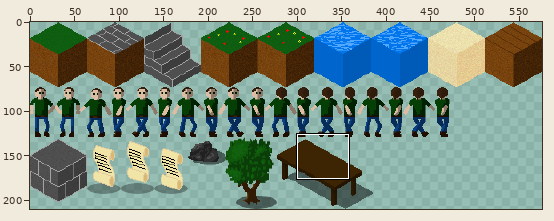
Sprite sheet, stored at web-game/images/sprite.png. The picture above shows the old version from afar; the outline marks the close-up.
Close-up. Before:
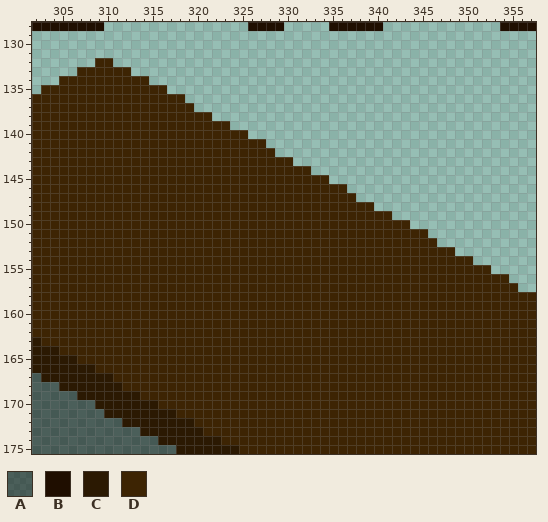
The file is 576x210 pixels. Shown: x 302..357, y 128..175.
Palette (. is transparent): A #0000007f  B #1f0e00  C #2b1902  D #3d2403
Pixels before (only the part around the change), first column x 302:
128 BBBBBBBB................BBBB.....BBBBBB.............BBBB
129 ........................................................
130 ........................................................
131 ........................................................
132 .......DD...............................................
133 .....DDDDDD.............................................
134 ...DDDDDDDDDD...........................................
135 .DDDDDDDDDDDDDD.........................................
136 DDDDDDDDDDDDDDDDD.......................................
137 DDDDDDDDDDDDDDDDDD......................................
138 DDDDDDDDDDDDDDDDDDDD....................................
139 DDDDDDDDDDDDDDDDDDDDDD..................................
140 DDDDDDDDDDDDDDDDDDDDDDDD................................
141 DDDDDDDDDDDDDDDDDDDDDDDDDD..............................
142 DDDDDDDDDDDDDDDDDDDDDDDDDDD.............................
143 DDDDDDDDDDDDDDDDDDDDDDDDDDDDD...........................
144 DDDDDDDDDDDDDDDDDDDDDDDDDDDDDDD.........................
145 DDDDDDDDDDDDDDDDDDDDDDDDDDDDDDDDD.......................
146 DDDDDDDDDDDDDDDDDDDDDDDDDDDDDDDDDDD.....................
147 DDDDDDDDDDDDDDDDDDDDDDDDDDDDDDDDDDDD....................
148 DDDDDDDDDDDDDDDDDDDDDDDDDDDDDDDDDDDDDD..................
149 DDDDDDDDDDDDDDDDDDDDDDDDDDDDDDDDDDDDDDDD................
150 DDDDDDDDDDDDDDDDDDDDDDDDDDDDDDDDDDDDDDDDDD..............
151 DDDDDDDDDDDDDDDDDDDDDDDDDDDDDDDDDDDDDDDDDDDD............
152 DDDDDDDDDDDDDDDDDDDDDDDDDDDDDDDDDDDDDDDDDDDDD...........
153 DDDDDDDDDDDDDDDDDDDDDDDDDDDDDDDDDDDDDDDDDDDDDDD.........
154 DDDDDDDDDDDDDDDDDDDDDDDDDDDDDDDDDDDDDDDDDDDDDDDDD.......
155 DDDDDDDDDDDDDDDDDDDDDDDDDDDDDDDDDDDDDDDDDDDDDDDDDDD.....
156 DDDDDDDDDDDDDDDDDDDDDDDDDDDDDDDDDDDDDDDDDDDDDDDDDDDDD...
157 DDDDDDDDDDDDDDDDDDDDDDDDDDDDDDDDDDDDDDDDDDDDDDDDDDDDDD..
158 DDDDDDDDDDDDDDDDDDDDDDDDDDDDDDDDDDDDDDDDDDDDDDDDDDDDDDDD
159 DDDDDDDDDDDDDDDDDDDDDDDDDDDDDDDDDDDDDDDDDDDDDDDDDDDDDDDD
160 DDDDDDDDDDDDDDDDDDDDDDDDDDDDDDDDDDDDDDDDDDDDDDDDDDDDDDDD
161 DDDDDDDDDDDDDDDDDDDDDDDDDDDDDDDDDDDDDDDDDDDDDDDDDDDDDDDD
162 DDDDDDDDDDDDDDDDDDDDDDDDDDDDDDDDDDDDDDDDDDDDDDDDDDDDDDDD
163 CDDDDDDDDDDDDDDDDDDDDDDDDDDDDDDDDDDDDDDDDDDDDDDDDDDDDDDD
164 CCCDDDDDDDDDDDDDDDDDDDDDDDDDDDDDDDDDDDDDDDDDDDDDDDDDDDDD
165 CCCCCDDDDDDDDDDDDDDDDDDDDDDDDDDDDDDDDDDDDDDDDDDDDDDDDDDD
166 CCCCCCCDDDDDDDDDDDDDDDDDDDDDDDDDDDDDDDDDDDDDDDDDDDDDDDDD
167 ACCCCCCCCDDDDDDDDDDDDDDDDDDDDDDDDDDDDDDDDDDDDDDDDDDDDDDD
168 AAACCCCCCCDDDDDDDDDDDDDDDDDDDDDDDDDDDDDDDDDDDDDDDDDDDDDD
169 AAAAACCCCCCCDDDDDDDDDDDDDDDDDDDDDDDDDDDDDDDDDDDDDDDDDDDD
170 AAAAAAACCCCCCCDDDDDDDDDDDDDDDDDDDDDDDDDDDDDDDDDDDDDDDDDD
171 AAAAAAAACCCCCCCCDDDDDDDDDDDDDDDDDDDDDDDDDDDDDDDDDDDDDDDD
172 AAAAAAAAAACCCCCCCCDDDDDDDDDDDDDDDDDDDDDDDDDDDDDDDDDDDDDD
173 AAAAAAAAAAAACCCCCCCDDDDDDDDDDDDDDDDDDDDDDDDDDDDDDDDDDDDD
174 AAAAAAAAAAAAAACCCCCCCDDDDDDDDDDDDDDDDDDDDDDDDDDDDDDDDDDD
175 AAAAAAAAAAAAAAAACCCCCCCDDDDDDDDDDDDDDDDDDDDDDDDDDDDDDDDD
New version:
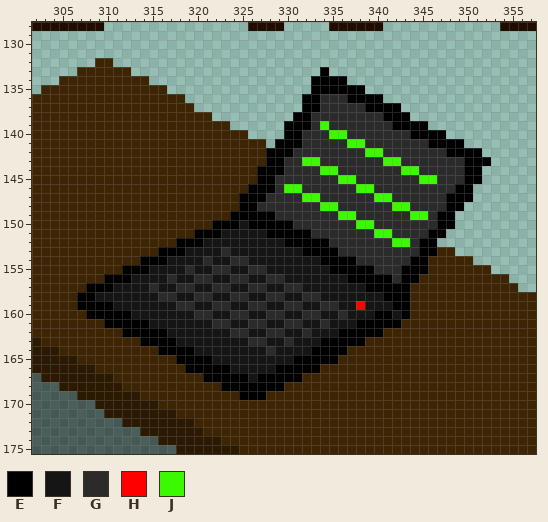
Colours new in this view: E #000000  F #151515  G #2b2b2b  H #ff0000  J #3bf900
The commit says: computer added on the table
Difference:
Changed rows in their new state; - is an unchanged pixel.
first column x 307:
133 ---------------------------E------------------
134 --------------------------EEEE----------------
135 --------------------------EEEEEE--------------
136 -------------------------EEGGGEEEE------------
137 -------------------------EEGGGGGEEEE----------
138 ------------------------EEGGGGGGGGEEE---------
139 -----------------------EEEGJGGGGGGGEEEE-------
140 -----------------------EEGGGJJGGGGGGGEEEE-----
141 ----------------------EEEGGGGGJJGGGGGGGEEEE---
142 ---------------------EEEGGGGGGGGJJGGGGGGGEEEE-
143 ---------------------EEGGJJGGGGGGGJJGGGGGGGEEE
144 --------------------EEEGGGGJJGGGGGGGJJGGGGGEE-
145 --------------------EEGGGGGGGJJGGGGGGGJJGGGEE-
146 -------------------EEEGJJGGGGGGJJGGGGGGGGGEE--
147 ------------------EEEGGGGJJGGGGGGJJGGGGGGEEE--
148 ------------------EEGGGGGGGJJGGGGGGJJGGGGEE---
149 -----------------EEEEEGGGGGGGJJGGGGGGJJGEE----
150 ---------------EEEFEEEEEGGGGGGGJJGGGGGGGEE----
151 -------------EEEFFFFFEEEEEGGGGGGGJJGGGGEE-----
152 -----------EEEFFFFFFFFFEEEEEGGGGGGGJJGEE------
153 ---------EEEFFFFGFFFFFFFFEEEEGGGGGGGGGEE------
154 -------EEEFFFFGFFGGFFFFFFFFEEEEGGGGGGEE-------
155 -----EEEFFFFGFFGGFFGGFFFFFFFEEEEEGGGEEE-------
156 ---EEEFFFFGFFGGFFGGFFGGFFFFFFFEEEEEGEE--------
157 -EEEFFFFGFFGGFFGGFFGGFFGGFFFFFFFEEEEE---------
158 EEFFFFFFFGGFFGGFFGGFFGGFFGGFFFFFFFEEE---------
159 EEEEFFFFFFFGGFFGGFFGGFFGGFFGGFFHFFFEE---------
160 -EEEEEFFFFFFFGGFFGGFFGGFFGGFFGFFFEEFE---------
161 ---EEEEEFFFFFFFGGFFGGFFGGFFGFFFEEEEE----------
162 -----EEEEEFFFFFFFGGFFGGFFGFFFEEEEE------------
163 -------EEEEFFFFFFFFGGFFGFFFEEEEE--------------
164 ---------EEEEFFFFFFFFGFFFFEEEE----------------
165 -----------EEEEFFFFFFFFFEEEEE-----------------
166 ------------EEEEEFFFFFEEEEE-------------------
167 --------------EEEEEFEEEEE---------------------
168 ----------------EEEEEEE-----------------------
169 ------------------EEE-------------------------
Changed places in both close-ups, as pixel boxes (x1, y1, x2, y2):
changed: (77, 67, 491, 400)
